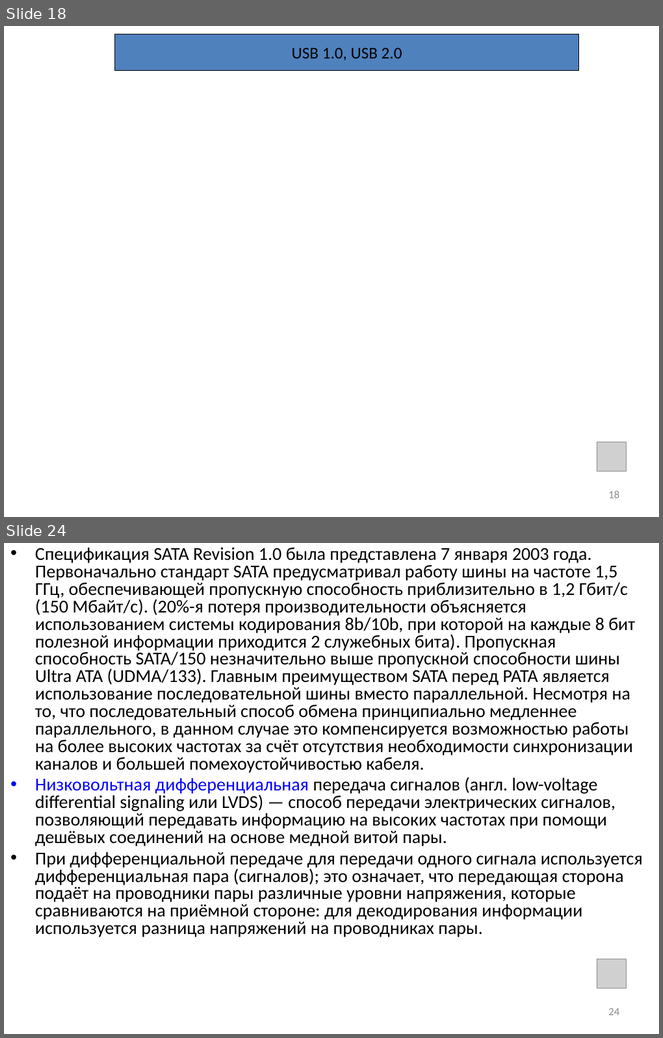
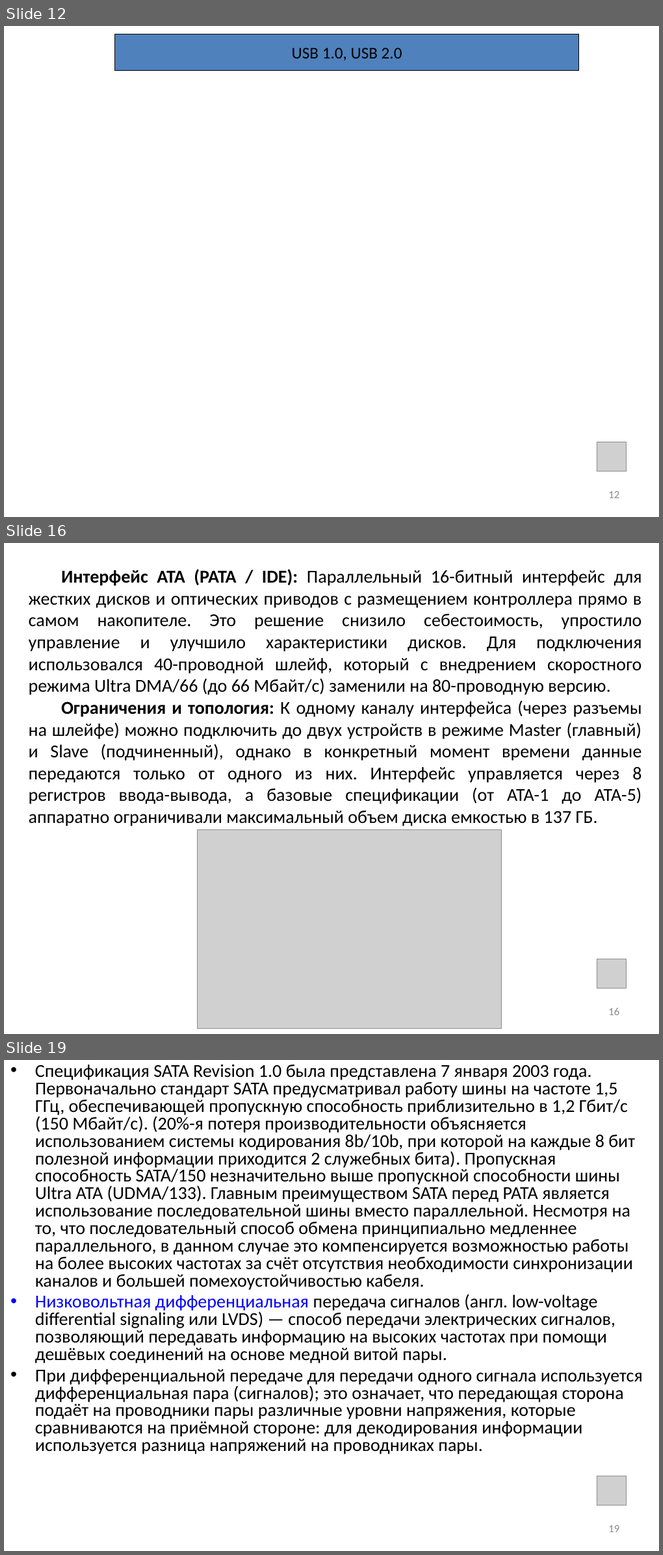
Before and after one commit to saysaysx/manual_materials, a slide deck: inf/audio/inf_5_sysbl_final.pptx. Shown one above the other, each under a label of ours: slides 18 and 24 before the commit, slides 12, 16 and 19 after it; the slides between them are not shown. The pictures are 663x1038 and 663x1555 pixels, drawn with LibreOffice and Linux fonts; fonts in the diff are those of the drawing; grey boxes stand for pictures; background and template pictures are left out. Boxes give left, top, right and bottom in pixels: in the first picture for what was removed or moved away, otherwise in the second. Text is boxed around its words. In the diff, an @@ line names an element or a change of style, - is before the commit and + after.

```diff
--- a/inf/audio/inf_5_sysbl_final.pptx
+++ b/inf/audio/inf_5_sysbl_final.pptx
@@ slide 16 added at [4,543,659,1034], background #FFFFFF @@
@@ text added at [29,569,642,826], 20 pt, text #000000 @@
+Интерфейс ATA (PATA / IDE): Параллельный 16-битный интерфейс для жестких дисков и оптических приводов с размещением контроллера прямо в самом накопителе. Это решение снизило себестоимость, упростило управление и улучшило характеристики дисков. Для подключения использовался 40-проводной шлейф, который с внедрением скоростного режима Ultra DMA/66 (до 66 Мбайт/с) заменили на 80-проводную версию.
+Ограничения и топология: К одному каналу интерфейса (через разъемы на шлейфе) можно подключить до двух устройств в режиме Master (главный) и Slave (подчиненный), однако в конкретный момент времени данные передаются только от одного из них. Интерфейс управляется через 8 регистров ввода-вывода, а базовые спецификации (от ATA-1 до ATA-5) аппаратно ограничивали максимальный объем диска емкостью в 137 ГБ.
@@ picture added at [197,830,501,1029] @@
@@ picture added at [597,959,627,988] @@
@@ page number added at [608,1008,620,1016], 12 pt, text #8C8C8C @@
+16
@@ what was slide 18 is now slide 12 @@
@@ page number at [608,491,620,499]: text changed @@
-18
+12
@@ what was slide 24 is now slide 19 @@
@@ page number at [608,1525,620,1533]: text changed @@
-24
+19
```
Also in this commit, not shown: 6 slides changed, 21 other slides added, 13 slides removed.
